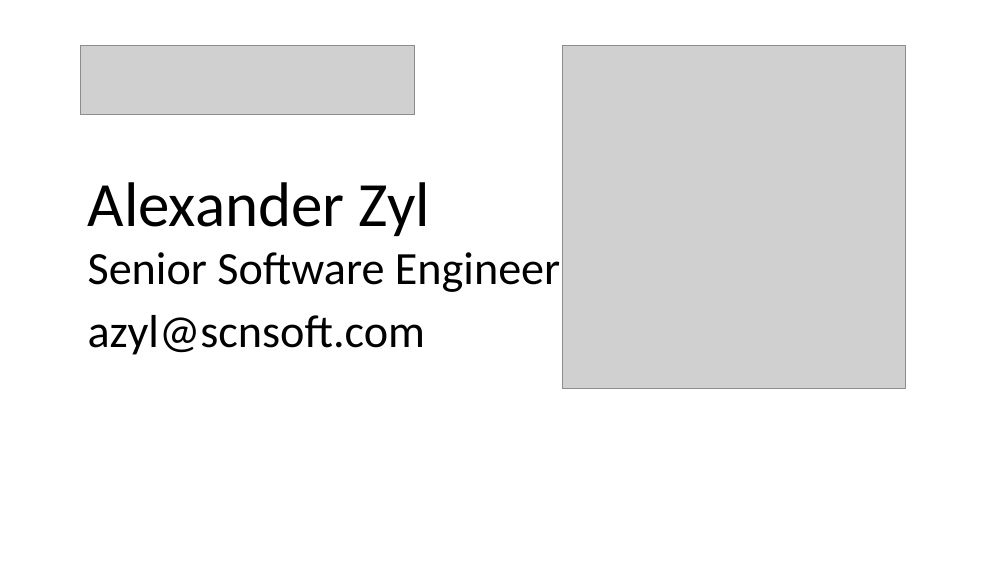
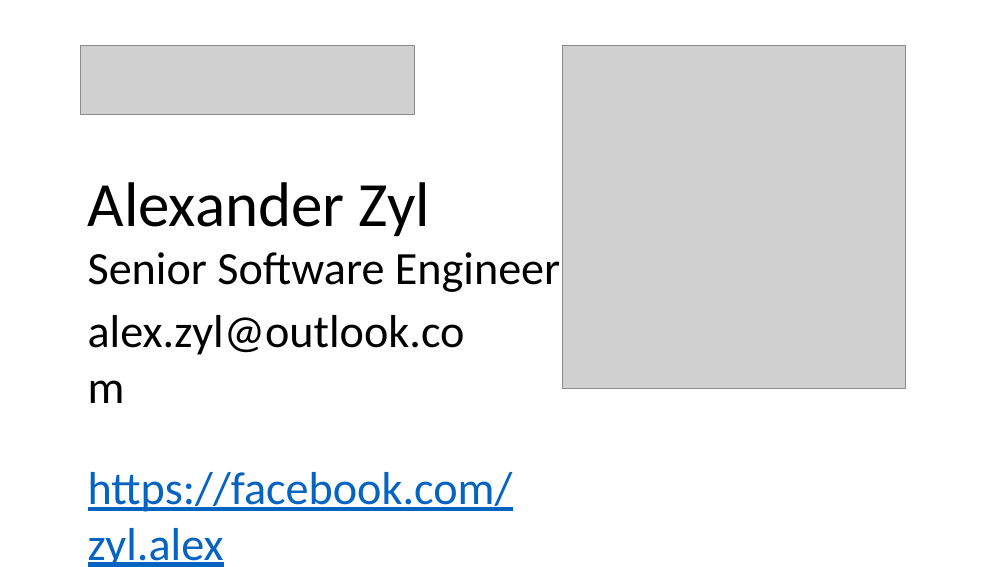
Before and after one commit to alex-zyl/FunctionsVSLambda, a slide deck: slide 3 of Presentation/Presentation.pptx (slide 2 before the commit). Drawn at 1008x567 pixels with LibreOffice and Linux fonts; fonts in the diff are those of the drawing; grey boxes stand for pictures. Boxes give left, top, right and bottom in pixels: in the first picture for what was removed or moved away, otherwise in the second. Text is boxed around its words. In the diff, an @@ line names an element or a change of style, - is before the commit and + after.

```diff
--- a/Presentation/Presentation.pptx
+++ b/Presentation/Presentation.pptx
@@ text at [88, 315, 465, 355]: text changed @@
-azyl@scnsoft.com
+alex.zyl@outlook.com
@@ text added at [88, 472, 513, 567], 44 pt, text #0563C1, underline @@
+https://facebook.com/zyl.alex
```
Also in this commit, not shown: 25 other slides changed, 12 slides added, 3 slides removed, 23 other files.
